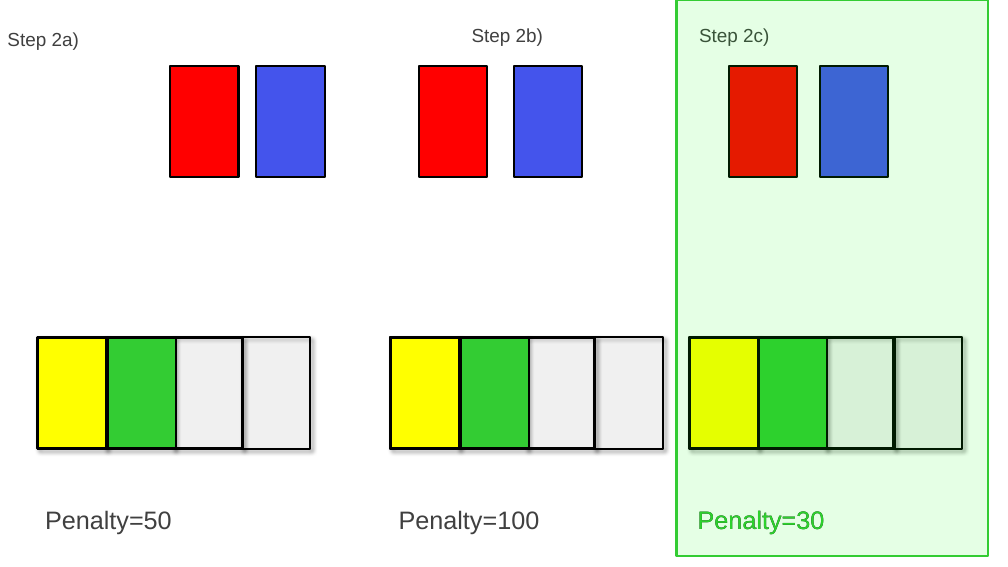
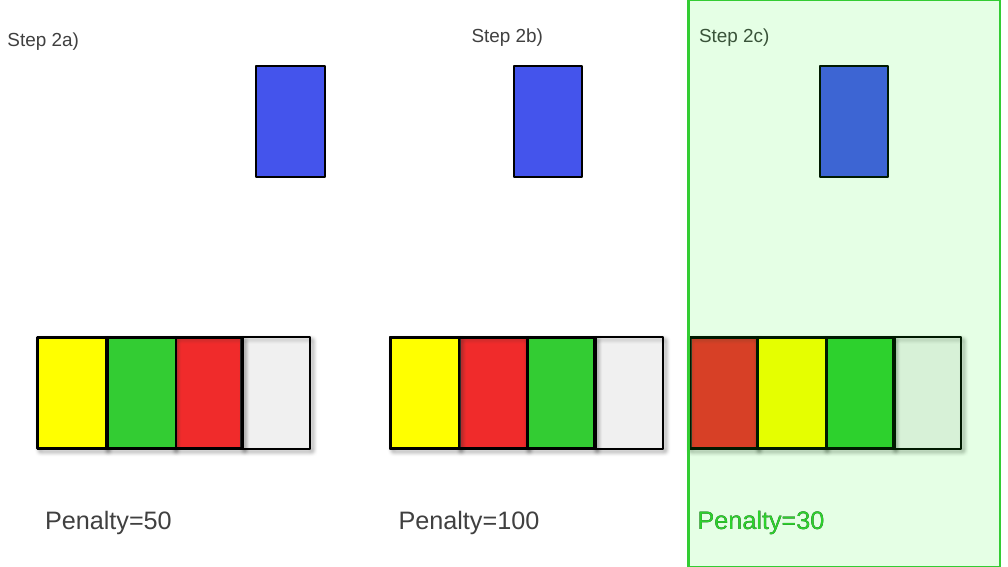
Before and after one commit to CarolinaBianchi/ETPsolver, a slide deck: slide 26 of Optimization/doc/ETPslides_OMAAL_group11.pptx (slide 21 before the commit). Drawn at 1008x567 pixels with LibreOffice and Linux fonts; fonts in the diff are those of the drawing; background and template pictures are left out. Boxes give left, top, right and bottom in pixels: in the first picture for what was removed or moved away, otherwise in the second. Text is boxed around its words. In the diff, an @@ line names an element or a change of style, - is before the commit and + after.

```diff
--- a/Optimization/doc/ETPslides_OMAAL_group11.pptx
+++ b/Optimization/doc/ETPslides_OMAAL_group11.pptx
@@ rectangle: place and size @@
-rectangle at [677,0,988,557]
+rectangle at [689,0,1000,567]
@@ rectangle: place and size @@
-rectangle at [170,67,238,178]
+rectangle at [173,337,241,448]
@@ rectangle: place and size @@
-rectangle at [419,67,487,178]
+rectangle at [460,337,528,448]
@@ rectangle: place and size @@
-rectangle at [729,67,797,178]
+rectangle at [691,337,759,448]
@@ 3 rectangles: place and size @@
-3 rectangles at [461,337,827,448]
+3 rectangles at [529,337,895,448]
```
Also in this commit, not shown: 15 other slides changed, 12 slides added, 4 slides removed.
